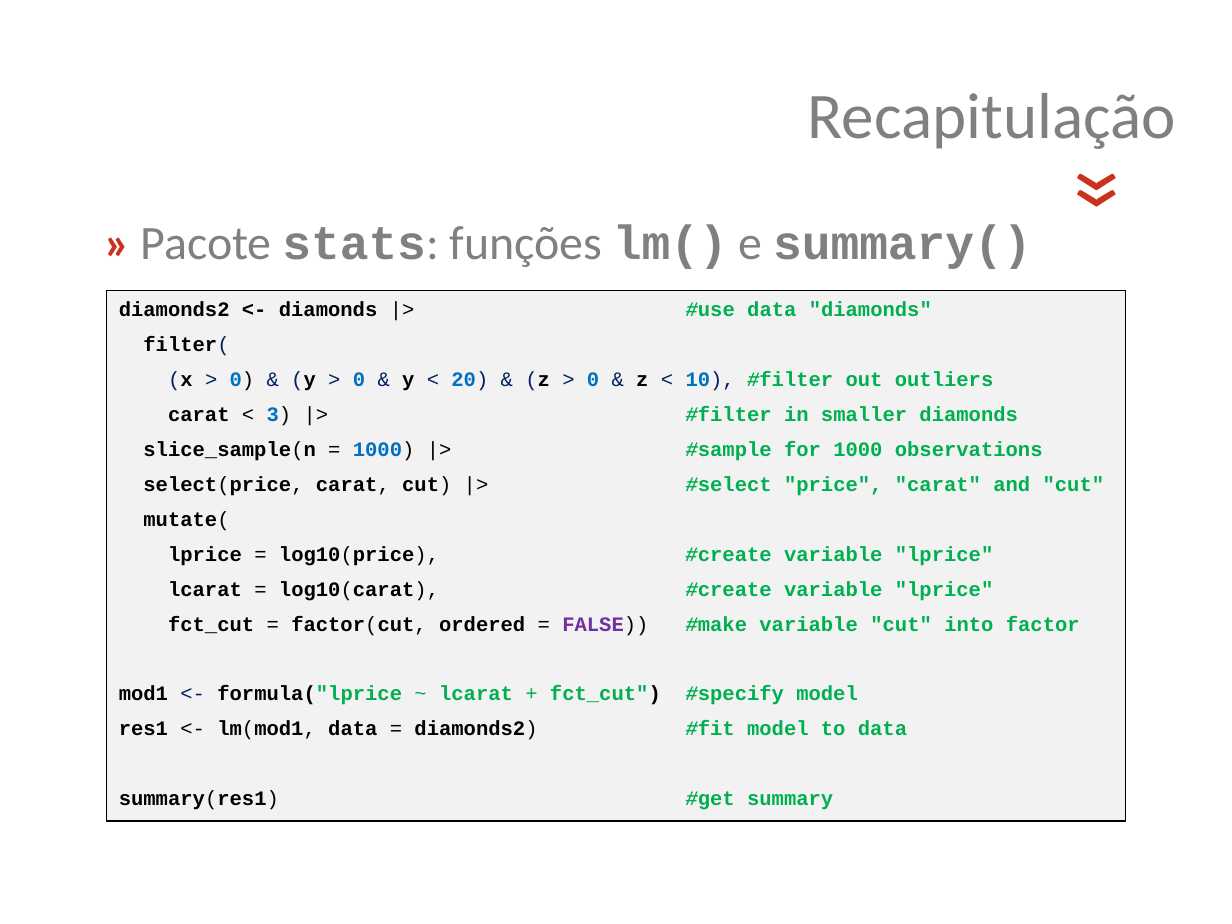
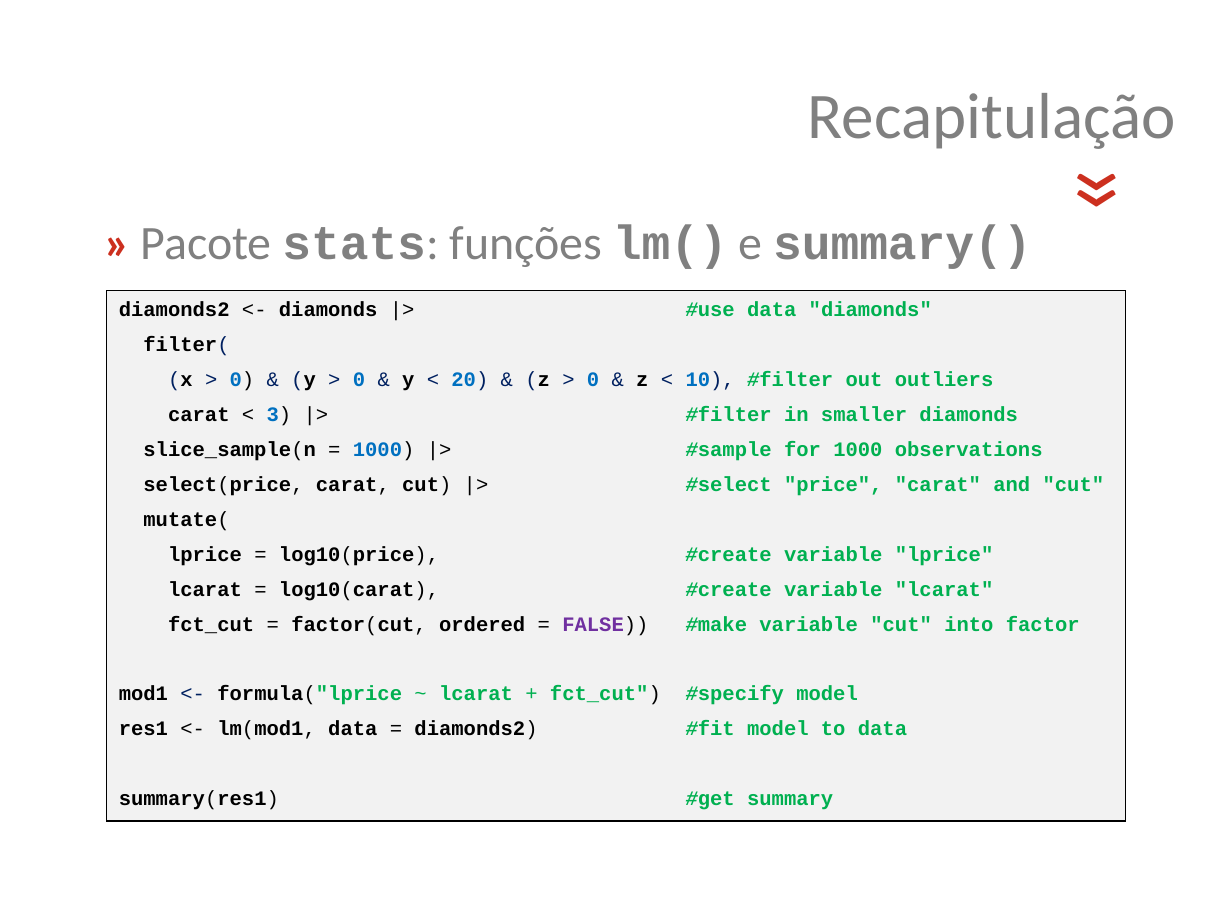
Before and after one commit to jsollari/DSR-II2024, a slide deck: slide 19 of docs/DSR-II2024_JL_slides.pptx. Drawn at 1232x924 pixels with LibreOffice and Linux fonts; fonts in the diff are those of the drawing; background and template pictures are left out. Boxes give left, top, right and bottom in pixels: in the first picture for what was removed or moved away, otherwise in the second. Text is boxed around its words. In the diff, an @@ line names an element or a change of style, - is before the commit and + after.

```diff
--- a/docs/DSR-II2024_JL_slides.pptx
+++ b/docs/DSR-II2024_JL_slides.pptx
@@ text in rectangle at [119, 302, 932, 705]: bold off in "<-", "formula("lprice fct_cut")" @@
@@ text in rectangle at [168, 581, 993, 601]: text changed @@
-lcarat = log10(carat), #create variable "lprice"
+lcarat = log10(carat), #create variable "lcarat"
```
Also in this commit, not shown: 10 other slides changed, 9 slides added, 35 other files.
